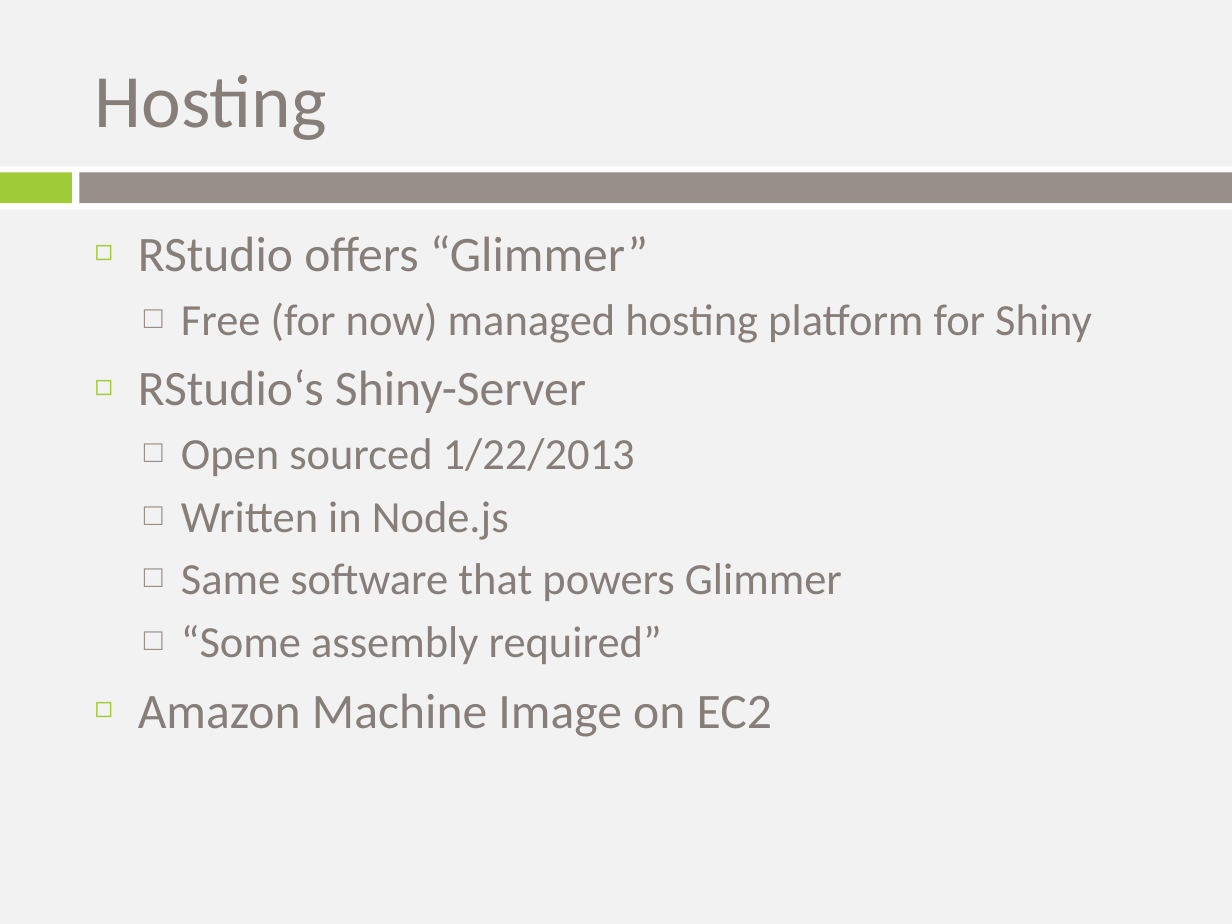
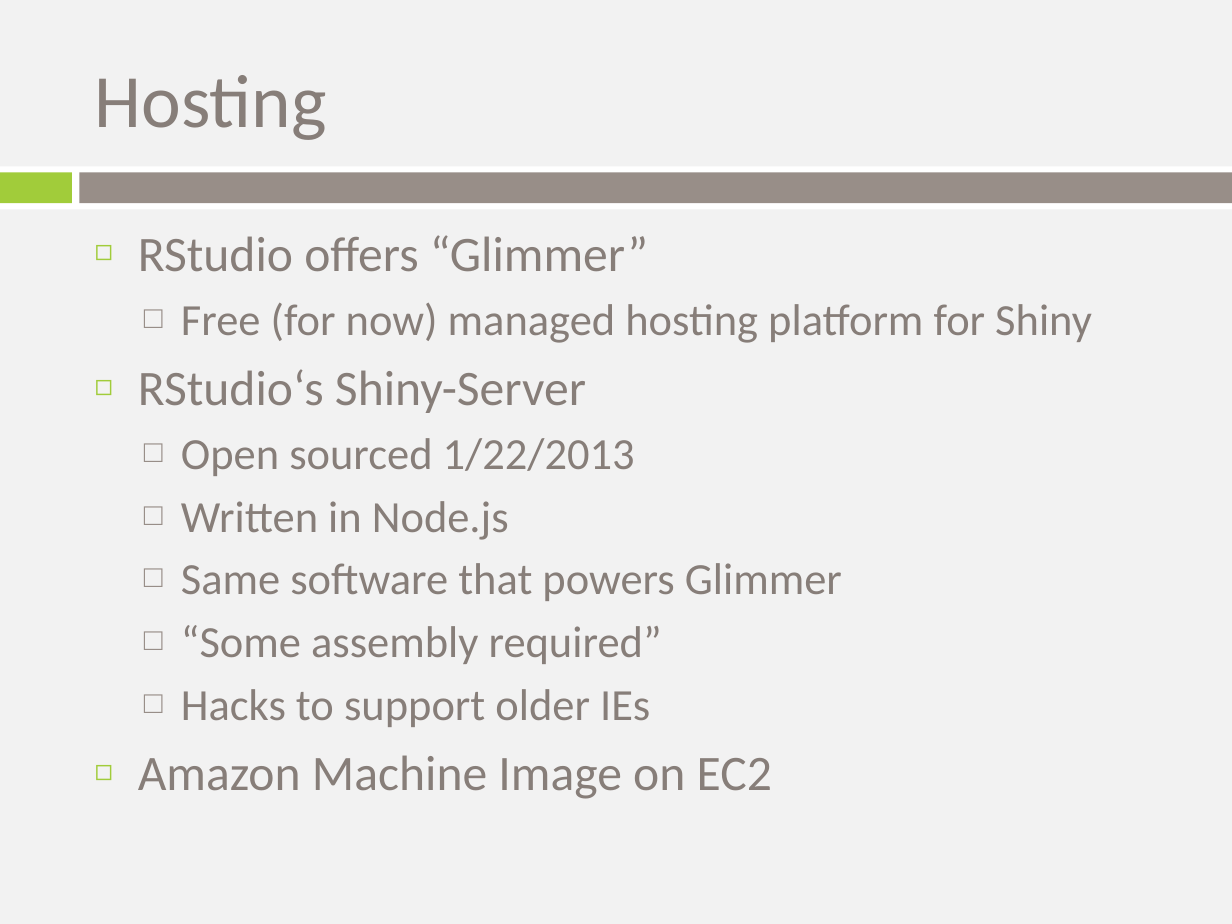
Before and after one commit to trestletech/shiny-sandbox, a slide deck: slide 15 of shiny_introduction.pptx (slide 10 before the commit). Drawn at 1232x924 pixels with LibreOffice and Linux fonts; fonts in the diff are those of the drawing; background and template pictures are left out. Boxes give left, top, right and bottom in pixels: in the first picture for what was removed or moved away, otherwise in the second. Text is boxed around its words. In the diff, an @@ line names an element or a change of style, - is before the commit and + after.

```diff
--- a/shiny_introduction.pptx
+++ b/shiny_introduction.pptx
@@ text at box(181, 689, 650, 727): paragraph added @@
+  □ Hacks to support older IEs
```
Also in this commit, not shown: 1 other slide changed, 5 slides added.
